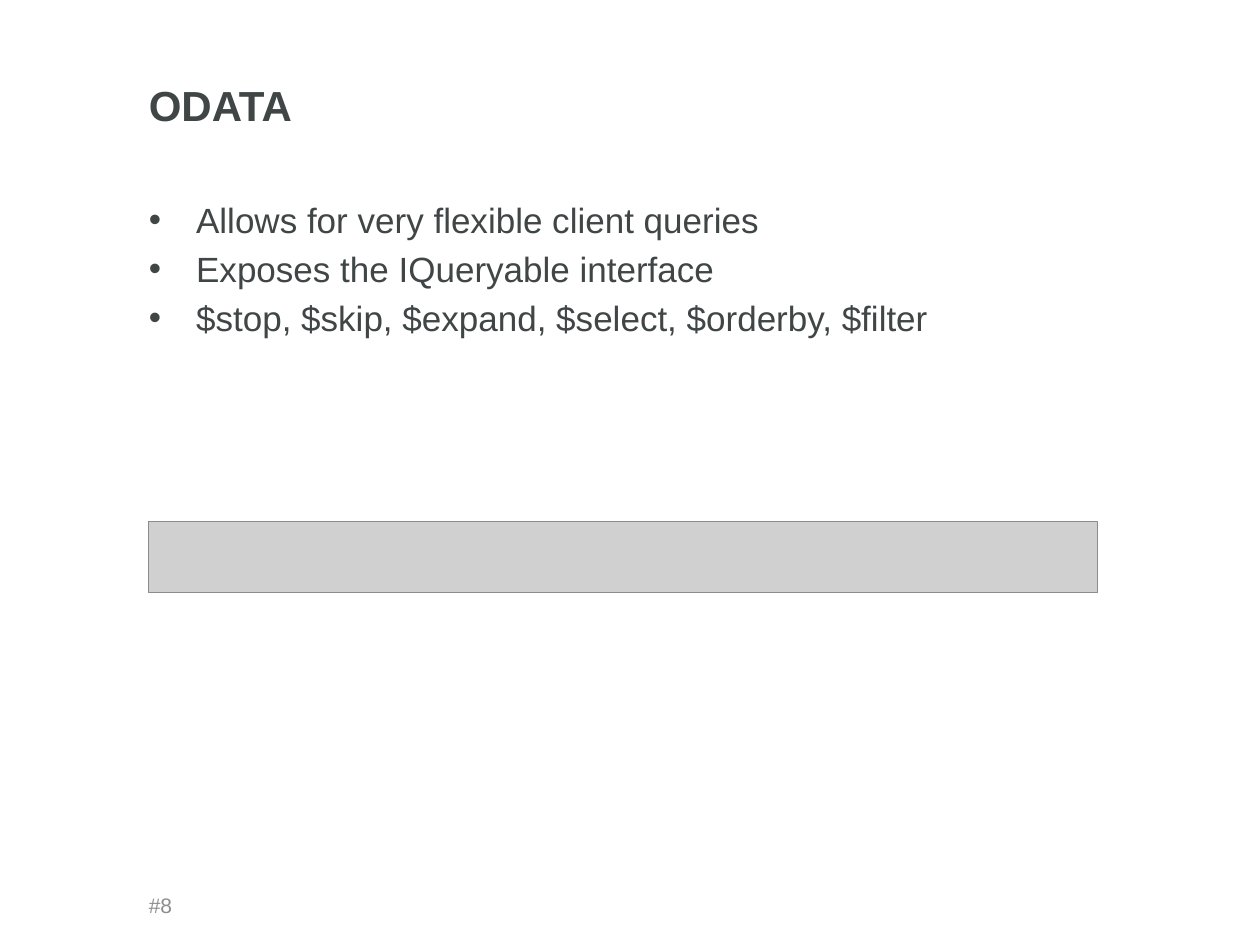
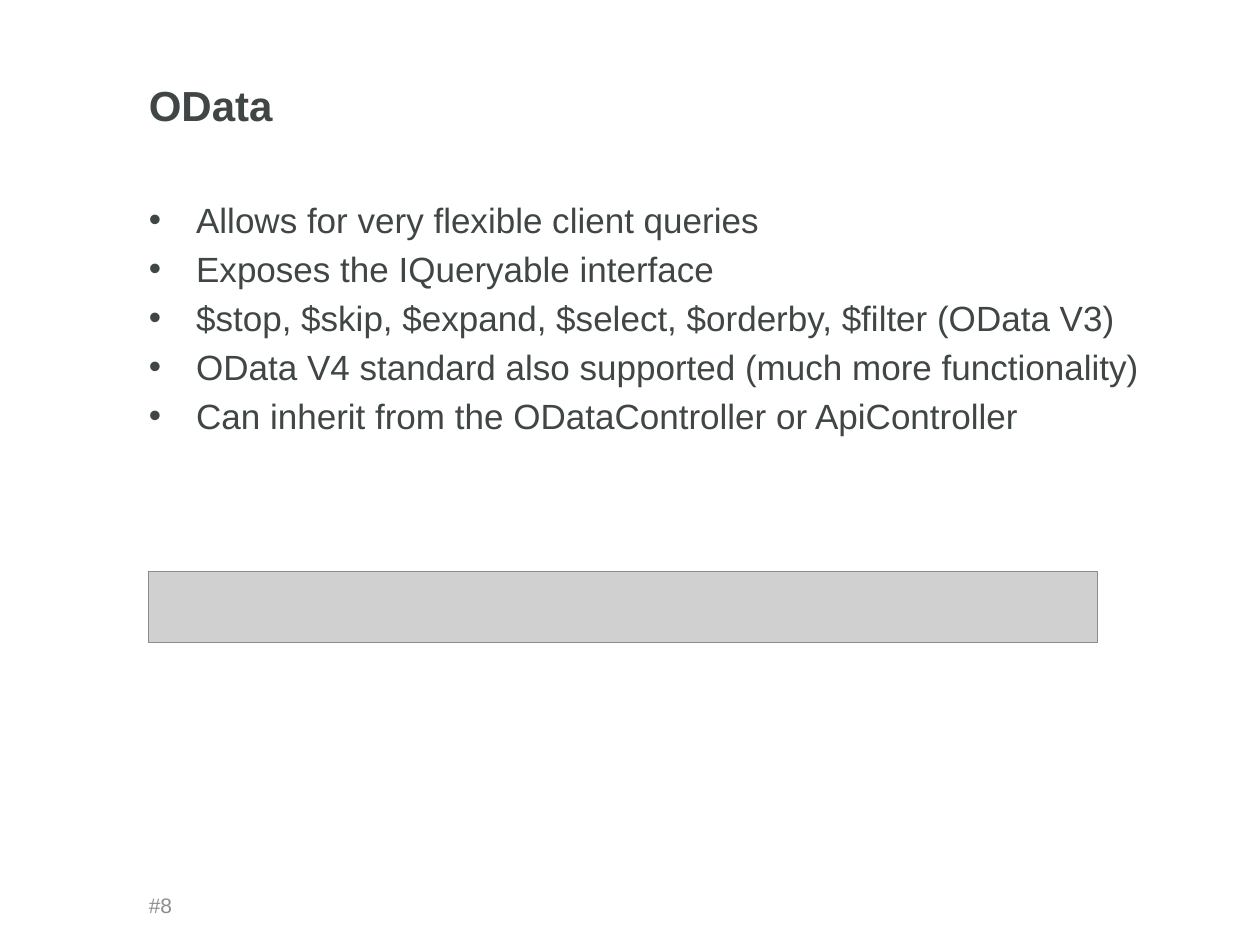
Before and after one commit to rfe-nosi/WebAPI, a slide deck: slide 8 of WebAPI_Short.pptx. Drawn at 1260x945 pixels with LibreOffice and Linux fonts; fonts in the diff are those of the drawing; grey boxes stand for pictures; background and template pictures are left out. Boxes give left, top, right and bottom in pixels: in the first picture for what was removed or moved away, otherwise in the second. Text is boxed around its words. In the diff, an @@ line names an element or a change of style, - is before the commit and + after.

```diff
--- a/WebAPI_Short.pptx
+++ b/WebAPI_Short.pptx
@@ title at <box>149,91,273,122</box>: text changed @@
-ODATA
+OData
@@ text at <box>196,305,1139,436</box>: text changed @@
-• $stop, $skip, $expand, $select, $orderby, $filter
+• $stop, $skip, $expand, $select, $orderby, $filter (OData V3)
+• OData V4 standard also supported (much more functionality)
+• Can inherit from the ODataController or ApiController
@@ picture: place and size @@
-picture at <box>149,522,1097,592</box>
+picture at <box>149,572,1097,643</box>
```
Also in this commit, not shown: 3 other slides changed.
